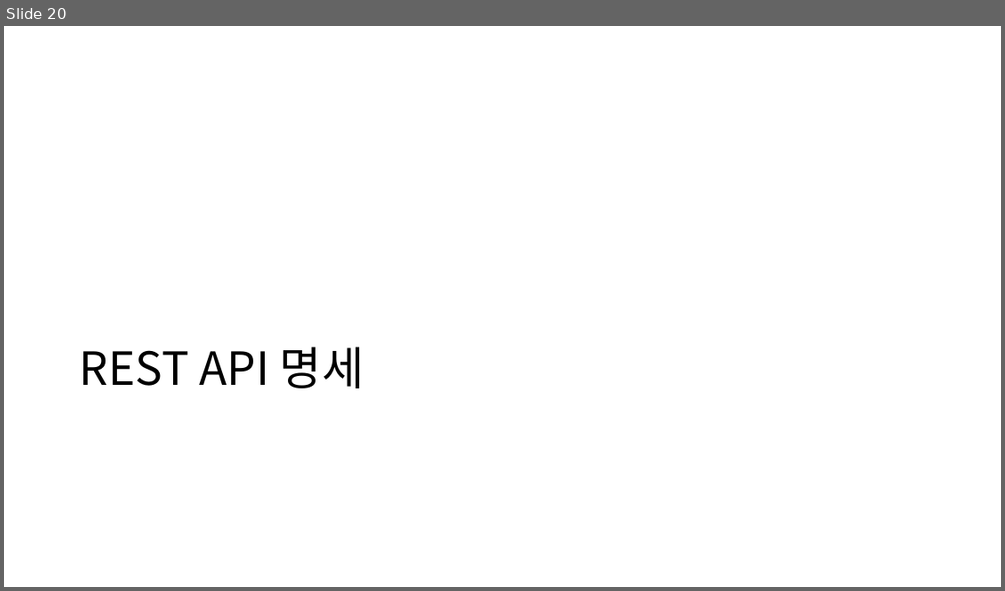
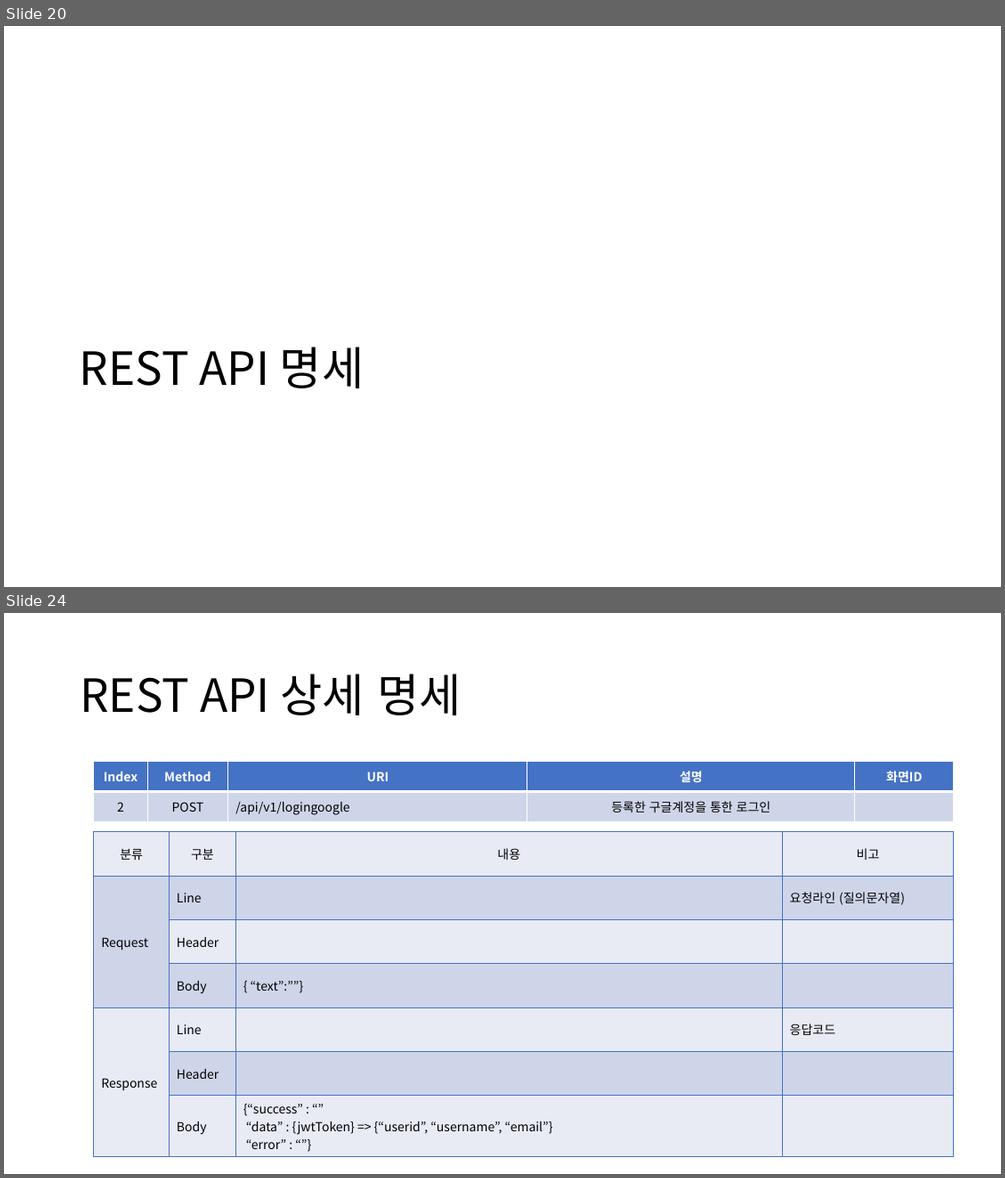
Before and after one commit to sujidaddy/workspace_miniproject, a slide deck: 미니프로젝트계획서제출용.pptx. Shown one above the other, each under a label of ours: slide 20 before the commit, slides 20 and 24 after it; the slides between them are not shown. The pictures are 1005x591 and 1005x1178 pixels, drawn with LibreOffice and Linux fonts; fonts in the diff are those of the drawing. Boxes give left, top, right and bottom in pixels: in the first picture for what was removed or moved away, otherwise in the second. Text is boxed around its words. In the diff, an @@ line names an element or a change of style, - is before the commit and + after.

Commit message:
REST API 명세 정리 DB 구성 정리 통신 API 적용 변경 카카오맵 처리 방식 변경 회원 가입 로직 추가 로그인 로직 추가

```diff
--- a/미니프로젝트계획서제출용.pptx
+++ b/미니프로젝트계획서제출용.pptx
@@ slide 24 added at box(4, 613, 1001, 1174), background #FFFFFF @@
@@ title added at box(80, 674, 461, 715), 44 pt, text #000000 @@
+REST API 상세 명세
@@ table added at box(94, 761, 954, 863), 2 rows, 5 columns @@
+Index | Method | URI | 설명 | 화면ID
+2 | POST | /api/v1/logingoogle | 등록한 구글계정을 통한 로그인 | 
@@ table added at box(94, 832, 954, 1152), 7 rows, 4 columns @@
+분류 | 구분 | 내용 | 비고
+Request | Line |  | 요청라인 (질의문자열)
+ | Header |  | 
+ | Body | { “text”:””} | 
+Response | Line |  | 응답코드
+ | Header |  | 
+ | Body | {“success” : “” “data” : {jwtToken} => {“userid”, “username”, “email”} / “error” : “”} | 
```
Also in this commit, not shown: 4 slides changed, 26 other slides added, 20 other files.
